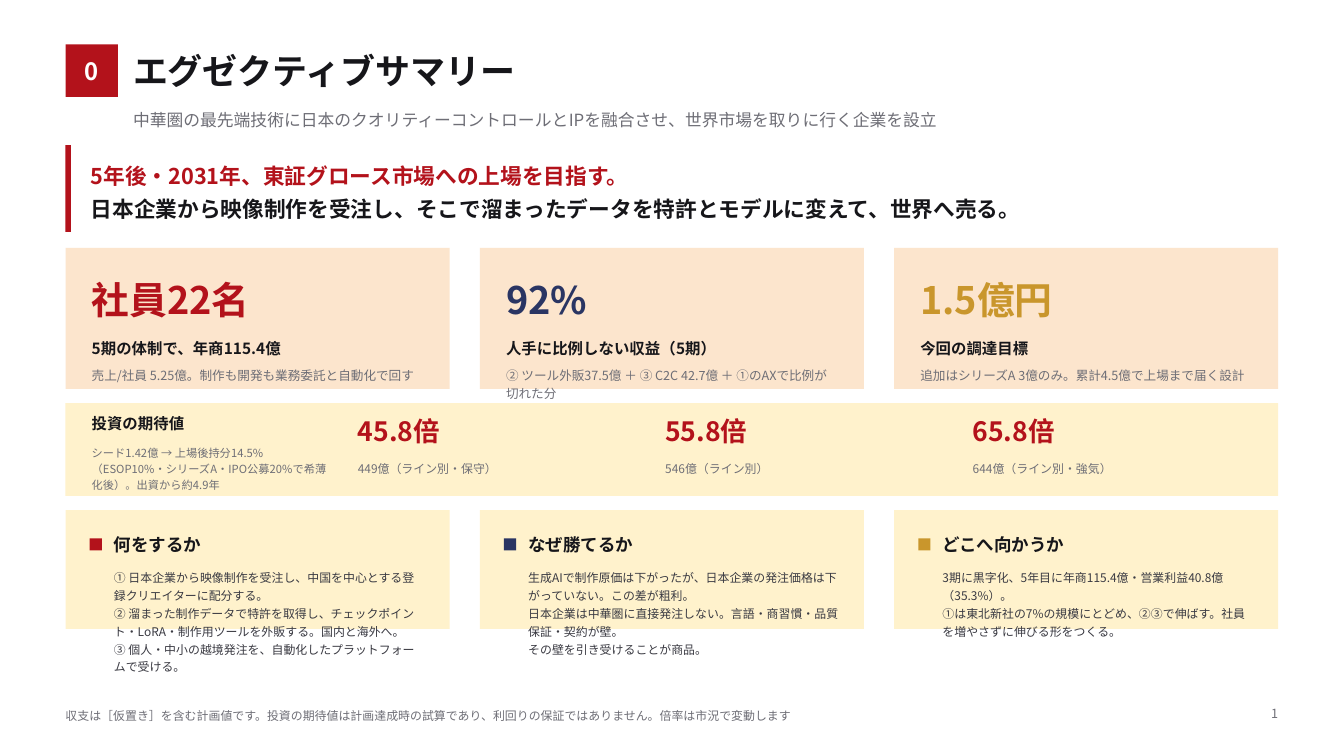
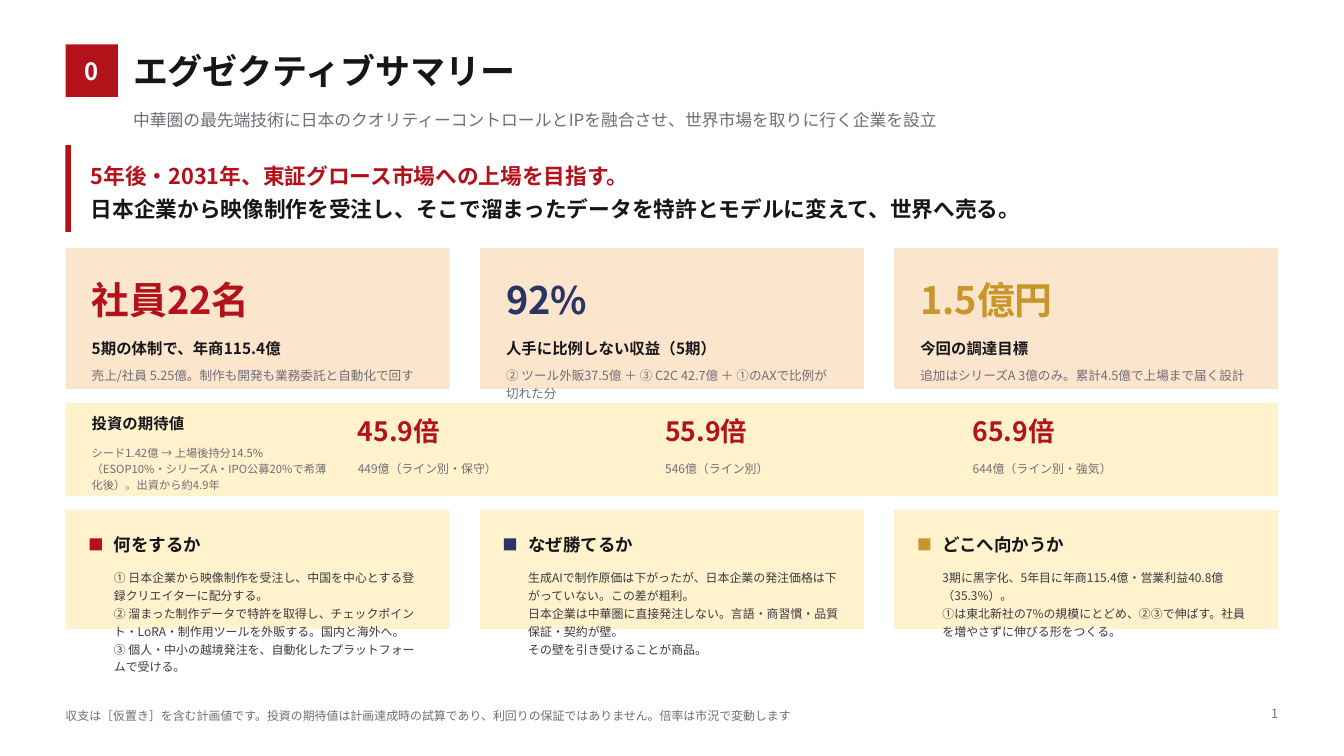
Before and after one commit to bpn333333/test, a slide deck: slide 2 of 投資家向け企画書 Ver0.8.pptx. Drawn at 1344x756 pixels with LibreOffice and Linux fonts; fonts in the diff are those of the drawing. Boxes give left, top, right and bottom in pixels: in the first picture for what was removed or moved away, otherwise in the second. Text is boxed around its words. In the diff, an @@ line names an element or a change of style, - is before the commit and + after.

```diff
--- a/投資家向け企画書 Ver0.8.pptx
+++ b/投資家向け企画書 Ver0.8.pptx
@@ text at <box>358,418,440,444</box>: text changed @@
-45.8倍
+45.9倍
@@ text at <box>665,418,747,444</box>: text changed @@
-55.8倍
+55.9倍
@@ text at <box>973,418,1055,444</box>: text changed @@
-65.8倍
+65.9倍
```
Also in this commit, not shown: 3 other slides changed, 3 other files.
